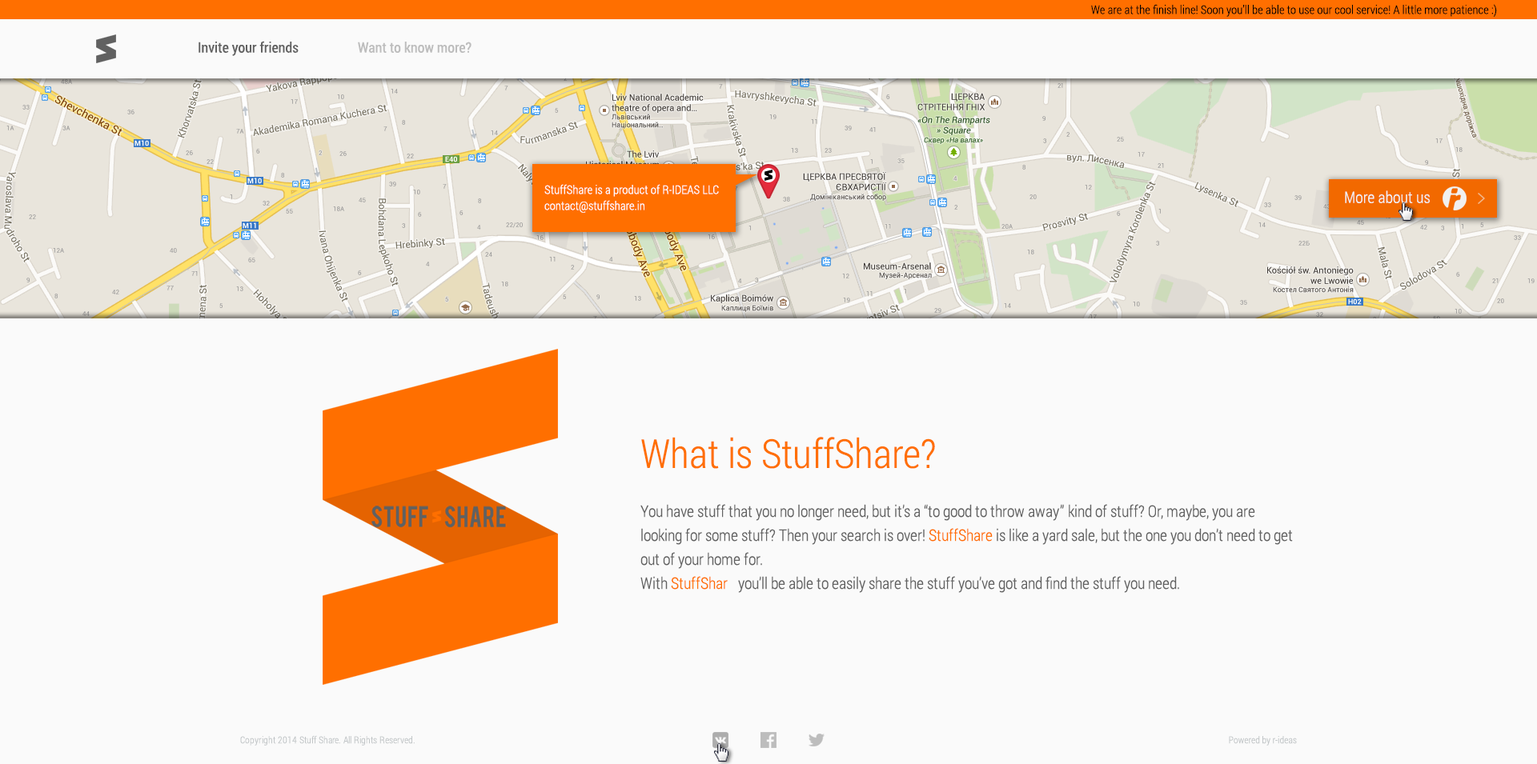
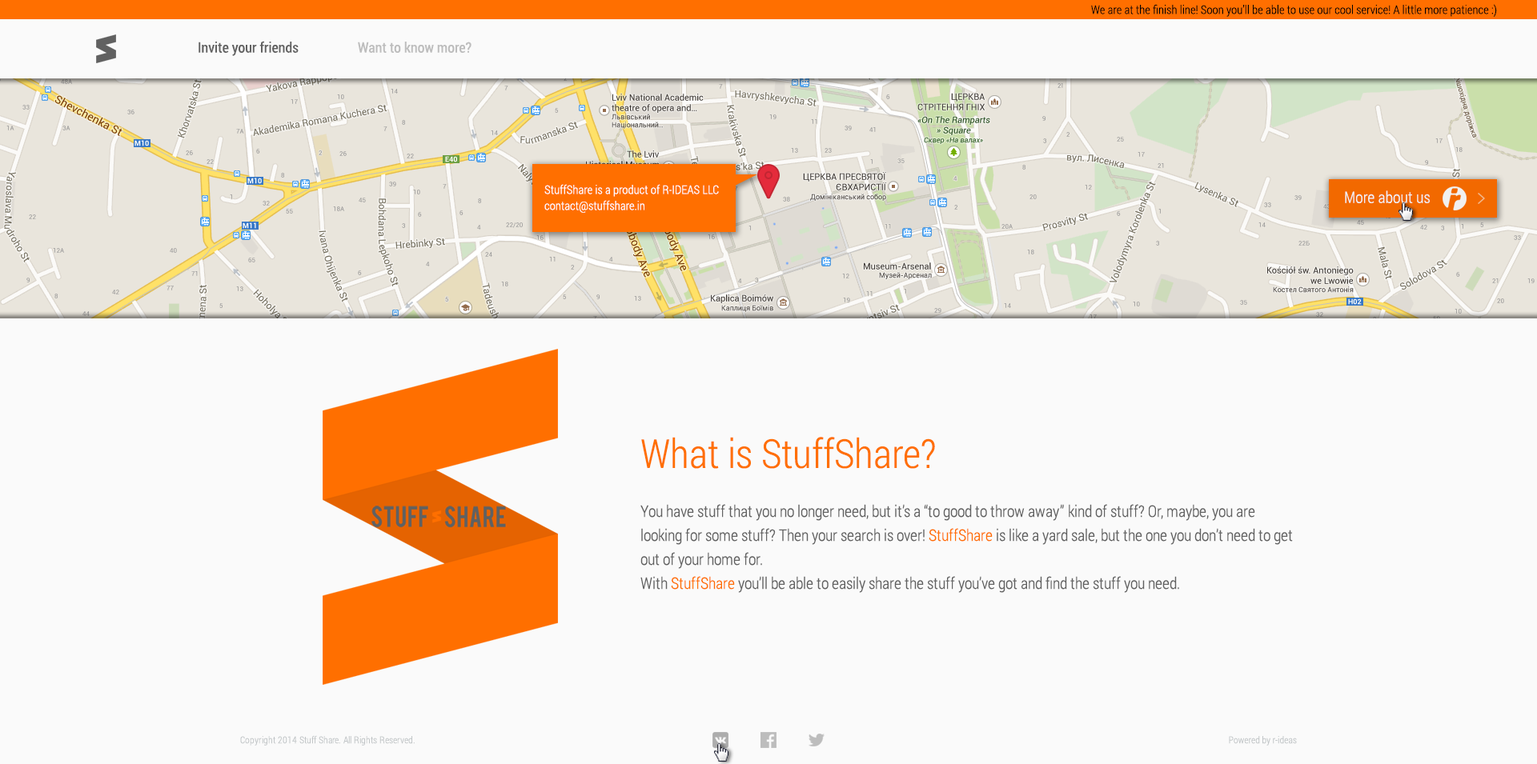
Revision of a layered 1537 x 764 image; what changed, layer by layer:
hid "S icon" over [761, 168, 776, 183]
added layer "Ellipse 1" in group "Pins" over [764, 171, 773, 180]
painted on "You have stuff that you no longer need, but it’s a “to good to" over [727, 580, 735, 590]
